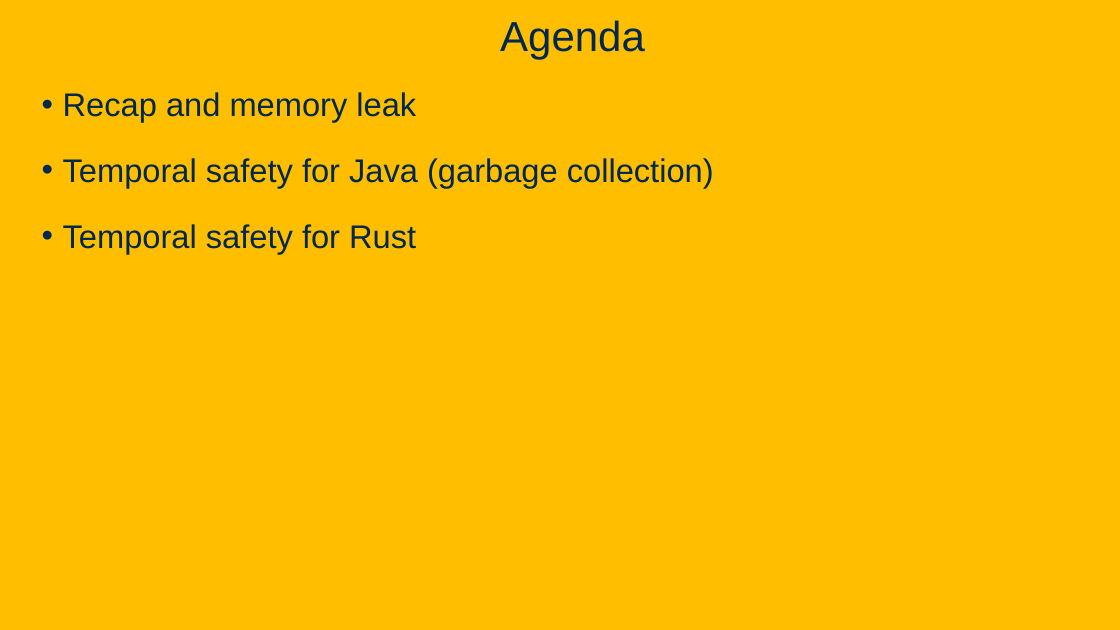
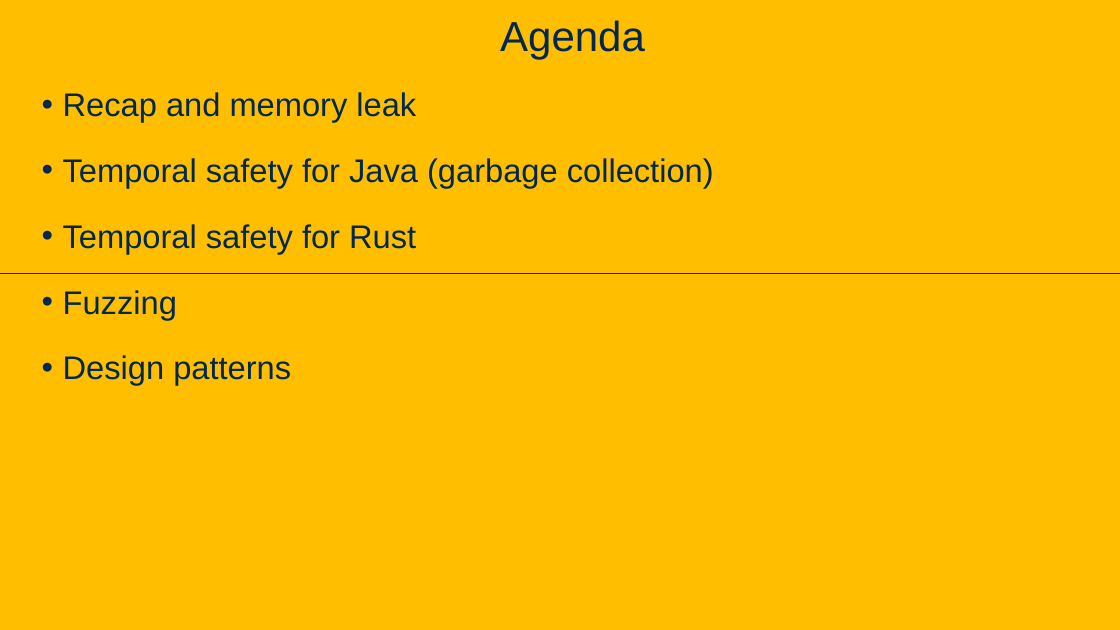
Before and after one commit to davsec-teaching/ecs160-f25, a slide deck: slide 132 of slides/9_software_security.pptx. Drawn at 1120x630 pixels with LibreOffice and Linux fonts; fonts in the diff are those of the drawing; background and template pictures are left out. Boxes give left, top, right and bottom in pixels: in the first picture for what was removed or moved away, otherwise in the second. Text is boxed around its words. In the diff, an @@ line names an element or a change of style, - is before the commit and + after.

Commit message:
slide update

```diff
--- a/slides/9_software_security.pptx
+++ b/slides/9_software_security.pptx
@@ line added from (0, 274) to (1120, 274), #022850 0.5 pt @@
@@ text at (x1=63, y1=290, x2=291, y2=385): paragraphs added @@
+• Fuzzing
+• Design patterns
```
